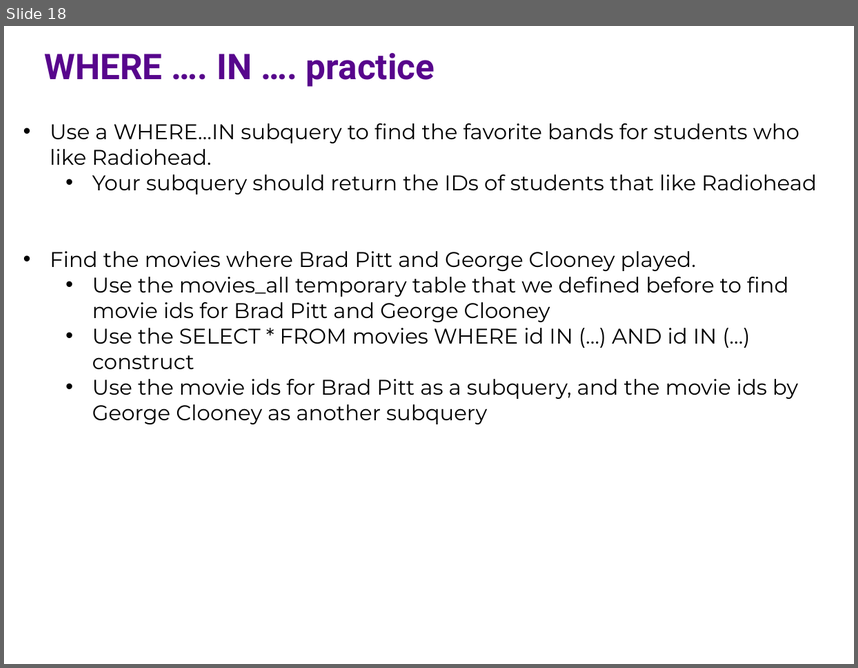
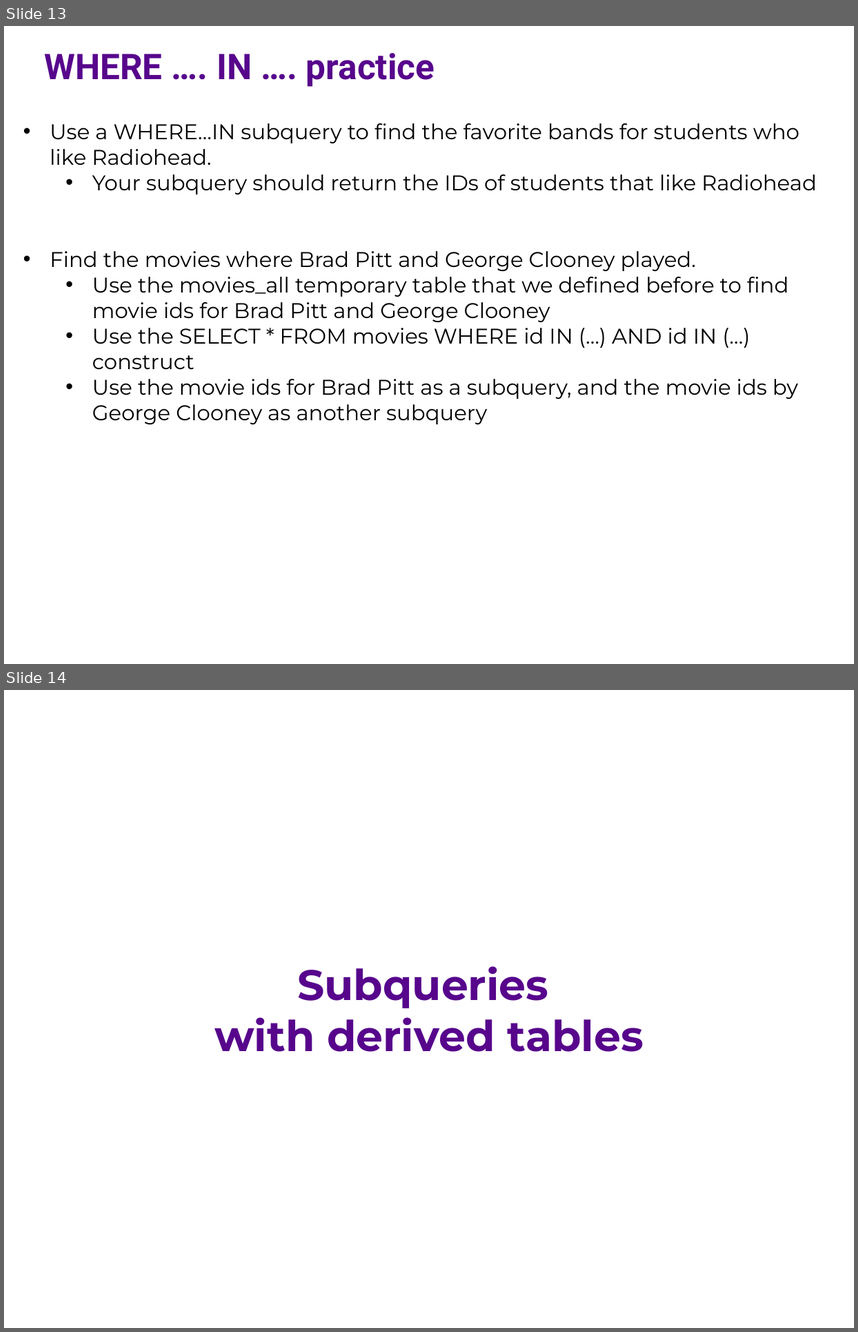
Before and after one commit to ipeirotis/introduction-to-databases, a slide deck: session6/F-SQL_Subqueries.pptx. Shown one above the other, each under a label of ours: slide 18 before the commit, slides 13 and 14 after it. The pictures are 858x668 and 858x1332 pixels, drawn with LibreOffice and Linux fonts; fonts in the diff are those of the drawing. Boxes give left, top, right and bottom in pixels: in the first picture for what was removed or moved away, otherwise in the second. Text is boxed around its words. In the diff, an @@ line names an element or a change of style, - is before the commit and + after.

```diff
--- a/session6/F-SQL_Subqueries.pptx
+++ b/session6/F-SQL_Subqueries.pptx
@@ slide 14 added at <box>4,690,854,1328</box>, background #FFFFFF @@
@@ text added at <box>214,966,643,1052</box>, 36 pt, text #57068C, bold @@
+Subqueries
+with derived tables
@@ what was slide 18 is now slide 13 @@
```
Also in this commit, not shown: 5 slides changed, 6 other slides added, 4 slides removed.
